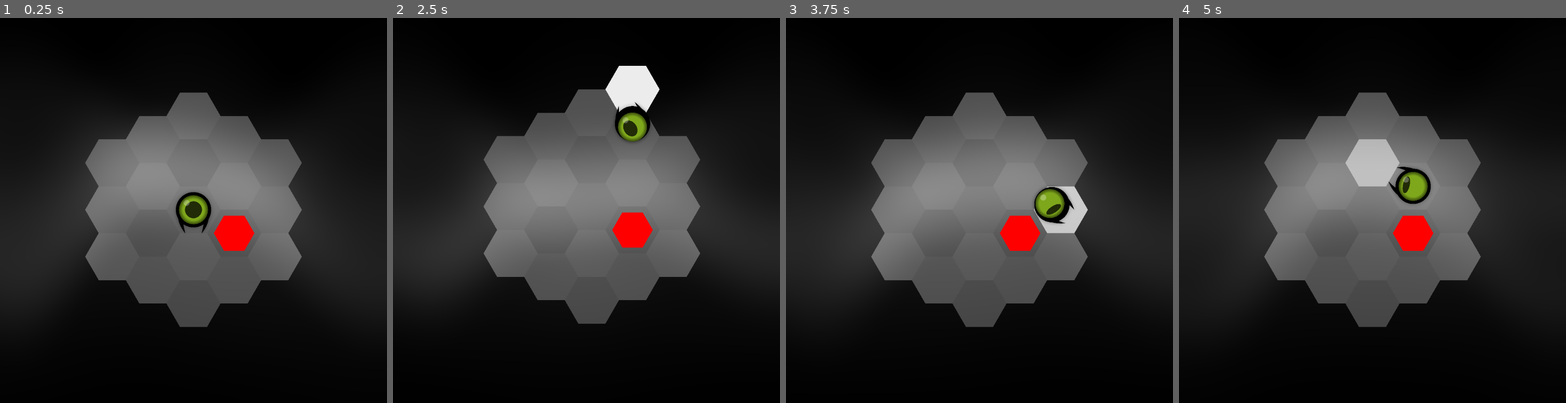
Above: before the commit, frames 1-4 (left to right).
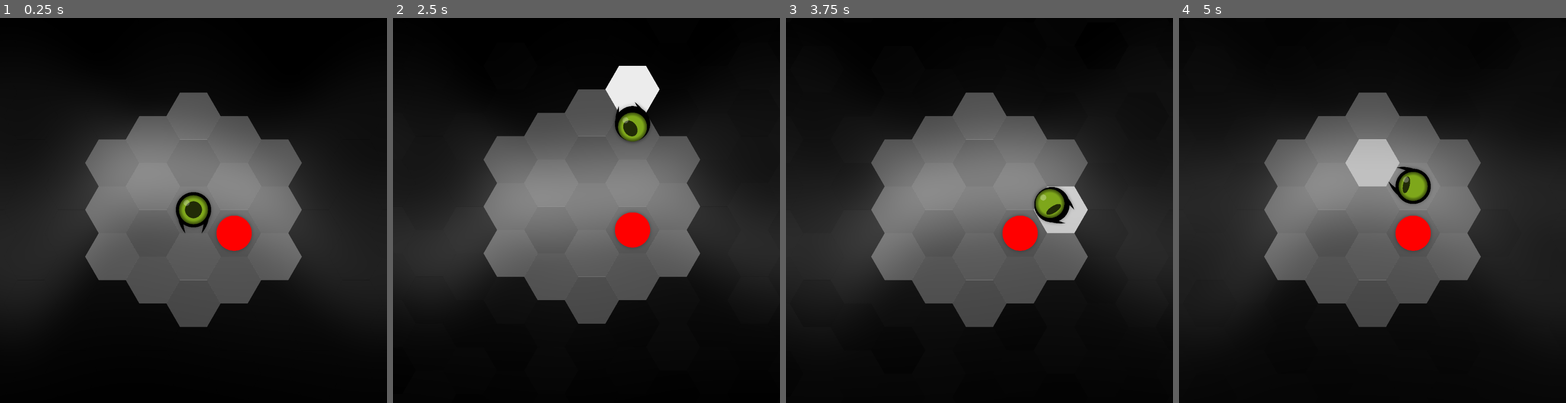
Above: after the commit, the same moments.

Repository: redpebble/sneksagon
Game: Godot game, scene res://scenes/map.tscn
Same seed, same stepped clock (60 frames per second), same inputs: the game is played once before the commit and once after it. Sound files missing from this copy of the repository are replaced by a short silence.
Inputs (mouse positions are in pixels of both pictures, inside the frame that each line leads up to):
- Up to frame 1 (0.25 s): no input
- Up to frame 2 (2.5 s): tap Enter at 0.5 s; move the mouse to (671, 191) at 0.52 s; press the mouse at (671, 191) at 0.53 s; hold D (down_right) 0.53-1.28 s; move the mouse to (509, 229) at 1.27 s; release the mouse at (509, 229) at 1.28 s; hold S (down) 1.28-2.03 s; click (509, 229) at 1.35 s; move the mouse to (625, 125) at 2.02 s; press the mouse at (625, 125) at 2.03 s; hold D (down_right) from 2.03 s (still down)
- Up to frame 3 (3.75 s): move the mouse to (960, 287) at 2.77 s; release D (down_right) at 2.78 s; release the mouse at (960, 287) at 2.78 s; hold W (up) 2.78-3.53 s; click (960, 287) at 2.85 s; move the mouse to (1095, 268) at 3.52 s; press the mouse at (1095, 268) at 3.53 s; hold A (down_left) from 3.53 s (still down)
- Up to frame 4 (5 s): keep holding A (down_left); move the mouse to (1256, 152) at 4.27 s; release the mouse at (1256, 152) at 4.28 s; click (1256, 152) at 4.35 s

The runs differ from the first frame. In frame 1, 0.1% of the frame differs, in the area x 22-78%, y 23-73%; in frame 2, 0.1%, in the area x 23-80%, y 22-77%; in frame 3, 0.1%; in frame 4, less than 0.1%.

Commit message:
Flashing now overrides textures with a shader instead of using modulate

Diff:
--- /dev/null
+++ b/general/shaders/sprite_flasher.tres
@@ -0,0 +1,8 @@
+[gd_resource type="ShaderMaterial" load_steps=2 format=3 uid="uid://crlytn3lp2k4m"]
+
+[ext_resource type="Shader" uid="uid://7aclcdsdp4p" path="res://general/shaders/flash.gdshader" id="1_agxbq"]
+
+[resource]
+resource_local_to_scene = true
+shader = ExtResource("1_agxbq")
+shader_parameter/strength = 0.0
--- a/scenes/hex/apple_hex.tscn
+++ b/scenes/hex/apple_hex.tscn
@@ -1,9 +1,20 @@
-[gd_scene load_steps=5 format=3 uid="uid://bxku4o1ucskd1"]
+[gd_scene load_steps=8 format=3 uid="uid://bxku4o1ucskd1"]
 
 [ext_resource type="PackedScene" uid="uid://cpjrl6jigt8x4" path="res://scenes/hex/object_hex.tscn" id="1_2jo77"]
 [ext_resource type="Script" uid="uid://j1xyknyy4m2t" path="res://scenes/hex/apple_hex.gd" id="2_tyydu"]
 [ext_resource type="Script" uid="uid://yi24ab38vuqq" path="res://general/VariableStreamPlayer2D.gd" id="3_tt3sy"]
 [ext_resource type="AudioStream" uid="uid://crtulwa0kj1qo" path="res://assets/Audio/SFX/collect_2.wav" id="3_wwd5y"]
+[ext_resource type="Shader" uid="uid://7aclcdsdp4p" path="res://general/shaders/flash.gdshader" id="5_3scvu"]
+
+[sub_resource type="ShaderMaterial" id="ShaderMaterial_3scvu"]
+resource_local_to_scene = true
+shader = ExtResource("5_3scvu")
+shader_parameter/strength = 0.0
+
+[sub_resource type="ShaderMaterial" id="ShaderMaterial_1aesg"]
+resource_local_to_scene = true
+shader = ExtResource("5_3scvu")
+shader_parameter/strength = 0.0
 
 [node name="AppleHex" instance=ExtResource("1_2jo77")]
 script = ExtResource("2_tyydu")
@@ -19,5 +30,12 @@
 [node name="Polygon2D" parent="." index="1"]
 modulate = Color(1, 0, 0, 1)
 
-[node name="Circle" parent="." index="2"]
+[node name="Hexagon" parent="." index="2"]
+visible = false
 modulate = Color(1, 0, 0, 1)
+material = SubResource("ShaderMaterial_3scvu")
+
+[node name="Circle" parent="." index="3"]
+visible = true
+modulate = Color(1, 0, 0, 1)
+material = SubResource("ShaderMaterial_1aesg")
--- a/scenes/hex/hex.gd
+++ b/scenes/hex/hex.gd
@@ -8,7 +8,7 @@
 var flash_tween : Tween = null
 
 @onready var original_color := modulate
-@onready var flash_shader : ShaderMaterial = $Circle.material
+
 
 func _ready() -> void:
 	scale *= scale_factor
@@ -16,13 +16,13 @@
 func set_shape_state(state : int):
 	match(state):
 		0:
-			$Polygon2D.visible = false
+			$Hexagon.visible = false
 			$Circle.visible = false
 		1:
-			$Polygon2D.visible = true
+			$Hexagon.visible = true
 			$Circle.visible = false
 		2:
-			$Polygon2D.visible = false
+			$Hexagon.visible = false
 			$Circle.visible = true
 
 func swell(scale_multiplier : float, duration : float):
@@ -48,7 +48,7 @@
 	if flash_tween:
 		flash_tween.kill()
 	flash_tween = create_tween().set_trans(Tween.TRANS_SINE).set_ease(Tween.EASE_IN_OUT)
-	flash_tween.tween_method(_set_flash_strength, get_flash_strength(), amount, duration * 0.5)
+	flash_tween.tween_method(_set_flash_strength, 0.0, amount, duration * 0.5)
 	flash_tween.tween_method(_set_flash_strength, amount, 0.0, duration * 0.5)
 
 	return flash_tween
@@ -67,13 +67,9 @@
 	if flash_tween:
 		flash_tween.kill()
 	flash_tween = create_tween().set_trans(Tween.TRANS_SINE).set_ease(Tween.EASE_OUT)
-	flash_tween.tween_method(_set_flash_strength, 1.0, 0.0, duration)
+	flash_tween.tween_method(_set_flash_strength, amount, 0.0, duration)
 	return flash_tween
 
 func _set_flash_strength(value : float) -> void:
-	flash_shader.set_shader_parameter("strength", value)
-func get_flash_strength() -> float:
-	if flash_shader:
-		return flash_shader.get_shader_parameter("strength")
-	else:
-		return 0.0
+	$Circle.material.set_shader_parameter("strength", value)
+	$Hexagon.material.set_shader_parameter("strength", value)
--- a/scenes/hex/hex.tscn
+++ b/scenes/hex/hex.tscn
@@ -1,24 +1,26 @@
 [gd_scene load_steps=6 format=3 uid="uid://b2k5i8r31na11"]
 
 [ext_resource type="Script" uid="uid://bpawfpvq563jl" path="res://scenes/hex/hex.gd" id="1_b6u1t"]
-[ext_resource type="Shader" uid="uid://7aclcdsdp4p" path="res://general/shaders/flash.gdshader" id="2_mt2d2"]
+[ext_resource type="Texture2D" uid="uid://cxm64qxmq8ckv" path="res://assets/Textures/hex.png" id="2_t6fmj"]
 [ext_resource type="Texture2D" uid="uid://b15yv8sjscam0" path="res://assets/Textures/circle.png" id="2_wcvii"]
 [ext_resource type="Texture2D" uid="uid://ppg0l17q6cps" path="res://assets/Textures/snake_eye/outer_shadow.png" id="3_k6t16"]
-
-[sub_resource type="ShaderMaterial" id="ShaderMaterial_mt2d2"]
-resource_local_to_scene = true
-shader = ExtResource("2_mt2d2")
-shader_parameter/strength = 0.0
+[ext_resource type="Material" uid="uid://crlytn3lp2k4m" path="res://general/shaders/sprite_flasher.tres" id="3_t6fmj"]
 
 [node name="Hex" type="Node2D"]
 script = ExtResource("1_b6u1t")
 
 [node name="Polygon2D" type="Polygon2D" parent="."]
+visible = false
 polygon = PackedVector2Array(1, 0, 0.5, 0.866, -0.5, 0.866, -1, 0, -0.5, -0.866, 0.5, -0.866)
+
+[node name="Hexagon" type="Sprite2D" parent="."]
+material = ExtResource("3_t6fmj")
+scale = Vector2(0.00469484, 0.0046875)
+texture = ExtResource("2_t6fmj")
 
 [node name="Circle" type="Sprite2D" parent="."]
 visible = false
-material = SubResource("ShaderMaterial_mt2d2")
+material = ExtResource("3_t6fmj")
 scale = Vector2(0.00270996, 0.00270996)
 texture = ExtResource("2_wcvii")
 
--- a/scenes/hex/object_hex.tscn
+++ b/scenes/hex/object_hex.tscn
@@ -1,7 +1,19 @@
-[gd_scene load_steps=3 format=3 uid="uid://cpjrl6jigt8x4"]
+[gd_scene load_steps=5 format=3 uid="uid://cpjrl6jigt8x4"]
 
 [ext_resource type="PackedScene" uid="uid://b2k5i8r31na11" path="res://scenes/hex/hex.tscn" id="1_42sxs"]
 [ext_resource type="Script" uid="uid://cyohtf0mfy4sm" path="res://scenes/hex/object_hex.gd" id="2_jen7i"]
+[ext_resource type="Shader" uid="uid://7aclcdsdp4p" path="res://general/shaders/flash.gdshader" id="3_hp1wu"]
+
+[sub_resource type="ShaderMaterial" id="ShaderMaterial_magqt"]
+resource_local_to_scene = true
+shader = ExtResource("3_hp1wu")
+shader_parameter/strength = 0.0
 
 [node name="ObjectHex" instance=ExtResource("1_42sxs")]
 script = ExtResource("2_jen7i")
+
+[node name="Hexagon" parent="." index="1"]
+material = SubResource("ShaderMaterial_magqt")
+
+[node name="Circle" parent="." index="2"]
+material = SubResource("ShaderMaterial_magqt")
--- a/scenes/hex/snake_hex.tscn
+++ b/scenes/hex/snake_hex.tscn
@@ -1,7 +1,18 @@
-[gd_scene load_steps=3 format=3 uid="uid://c1uwc3r8l8fce"]
+[gd_scene load_steps=6 format=3 uid="uid://c1uwc3r8l8fce"]
 
 [ext_resource type="PackedScene" uid="uid://cpjrl6jigt8x4" path="res://scenes/hex/object_hex.tscn" id="1_hqyrv"]
 [ext_resource type="Script" uid="uid://dha33ypyxlm5s" path="res://scenes/hex/snake_hex.gd" id="2_hqyrv"]
+[ext_resource type="Shader" uid="uid://7aclcdsdp4p" path="res://general/shaders/flash.gdshader" id="3_mk5my"]
+
+[sub_resource type="ShaderMaterial" id="ShaderMaterial_mk5my"]
+resource_local_to_scene = true
+shader = ExtResource("3_mk5my")
+shader_parameter/strength = 0.0
+
+[sub_resource type="ShaderMaterial" id="ShaderMaterial_frytm"]
+resource_local_to_scene = true
+shader = ExtResource("3_mk5my")
+shader_parameter/strength = 0.0
 
 [node name="SnakeHex" instance=ExtResource("1_hqyrv")]
 script = ExtResource("2_hqyrv")
@@ -9,5 +20,9 @@
 [node name="Polygon2D" parent="." index="0"]
 modulate = Color(0, 0, 0, 1)
 
-[node name="Circle" parent="." index="1"]
+[node name="Hexagon" parent="." index="1"]
+material = SubResource("ShaderMaterial_mk5my")
+
+[node name="Circle" parent="." index="2"]
 modulate = Color(0, 0, 0, 1)
+material = SubResource("ShaderMaterial_frytm")
--- a/scenes/map.tscn
+++ b/scenes/map.tscn
@@ -1,7 +1,7 @@
 [gd_scene load_steps=5 format=3 uid="uid://diuykrg1nilh"]
 
 [ext_resource type="Script" uid="uid://6joi0b4nq07b" path="res://scenes/map.gd" id="1_4xfga"]
-[ext_resource type="Shader" uid="uid://3580qhc8ixlk" path="res://scenes/shaders/plasma_wave.gdshader" id="2_gldc4"]
+[ext_resource type="Shader" uid="uid://3580qhc8ixlk" path="res://general/shaders/plasma_wave.gdshader" id="2_gldc4"]
 [ext_resource type="PackedScene" uid="uid://dbk3p3q8hhi52" path="res://scenes/camera/camera.tscn" id="2_paxxb"]
 
 [sub_resource type="ShaderMaterial" id="ShaderMaterial_0cso3"]
--- a/scenes/singleton/map_manager.gd
+++ b/scenes/singleton/map_manager.gd
@@ -192,5 +192,5 @@
 	all_coords.shuffle()
 	while not all_coords.is_empty():
 		var hex = background[all_coords.pop_back()]
-		hex.loop(hex.pulse.bind(0.15, 8.0), 0.3)
+		hex.loop(hex.pulse.bind(0.08, 9.0), 0.3)
 		await get_tree().create_timer(pulse_interval).timeout
Renamed: scenes/shaders/plasma_wave.gdshader -> general/shaders/plasma_wave.gdshader
Renamed: scenes/shaders/plasma_wave.gdshader.uid -> general/shaders/plasma_wave.gdshader.uid
